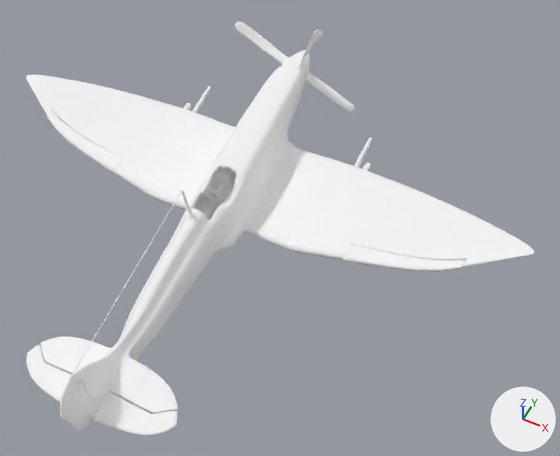
Renders of the glTF model spitfireNv6.glb from each side of a commit.
Before and after are seen from a camera (50 mm lens) standing at (16.4, -24.2, 35.6) and looking at (4.1, 0.3, 4.9). Lighting does not change. The marker at lower right points along +X, +Y and +Z. Where no turn or scale is listed for an object, it has been applied to the vertices.

The older version as bpy lines, for what is in view:
```python
ob_acilircam = bpy.data.objects.new('acilircam', me_cube_011)
ob_acilircam.location = (-0.01, 0.58, 5.82)
ob_cam = bpy.data.objects.new('cam', me_cube_008)
ob_cam.location = (0.0, 3.89, 5.24)
ob_gövde = bpy.data.objects.new('gövde', me_cube)
ob_gövde.location = (0.03, 2.17, 4.06)
ob_ortaarkakanat = bpy.data.objects.new('ortaarkakanat', me_cube_007)
ob_ortaarkakanat.location = (-0.04, -12.48, 3.13)
ob_pervane = bpy.data.objects.new('pervane', me_cube_001)
ob_pervane.location = (0.02, 11.44, 7.05)
ob_sagarkakanatsekil = bpy.data.objects.new('sagarkakanatsekil', me_cube_004)
ob_sagarkakanatsekil.location = (2.61, -11.28, 2.34)
ob_sagkanatsekil = bpy.data.objects.new('sagkanatsekil', me_cube_003)
ob_sagkanatsekil.location = (10.57, 2.33, 3.44)
ob_solarkakanatsekil = bpy.data.objects.new('solarkakanatsekil', me_cube_005)
ob_solarkakanatsekil.location = (-2.73, -11.25, 2.35)
ob_solkanatsekil = bpy.data.objects.new('solkanatsekil', me_cube_002)
ob_solkanatsekil.location = (-10.53, 2.43, 3.47)
```
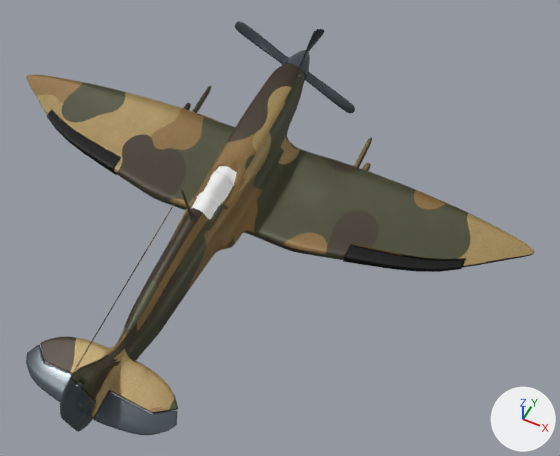
Boxes [x1, y1, x2, y2] around the edits, measured in the pictures (560 x 456 px):
'gövde', recoloured
    both: [26, 63, 534, 418]
'sagarkakanatsekil', recoloured (white to grey)
    both: [93, 391, 178, 435]
'pervane', recoloured (white to grey)
    both: [235, 21, 355, 113]
'sagkanatsekil', recoloured (white to black)
    both: [343, 245, 465, 272]
'ortaarkakanat', recoloured (grey to black)
    both: [60, 379, 96, 432]
'solarkakanatsekil', recoloured (white to grey)
    both: [26, 345, 72, 402]
'solkanatsekil', recoloured (white to black)
    both: [47, 110, 121, 175]
'cam', recoloured (grey to white)
    both: [191, 166, 237, 219]
'acilircam', recoloured (grey to white)
    both: [203, 172, 233, 204]

Edits to the bpy script that builds the scene:
```text
Add img_wwii_camo:
    img_wwii_camo = load_image('wwii_camo', '_unpacked/wwii_camo', 1024, 1024, 'sRGB')
Add mat_jant:
    mat_jant = bpy.data.materials.new('jant')
    # nodes: BsdfPrincipled, Mix, OutputMaterial, VertexColor
    # colours: black #252525
Add mat_metala:
    mat_metala = bpy.data.materials.new('MetalA')
    # nodes: BsdfPrincipled, Mix, OutputMaterial, VertexColor
    # colours: dark blue #475157
Add mat_metala_001:
    mat_metala_001 = principled_material('MetalA.001')
    mat_metala_001.base_color = (0.0636, 0.0815, 0.0956)  # dark blue #475157
    mat_metala_001.metallic = 0.333
    mat_metala_001.roughness = 0.202
Add mat_wwii_camo:
    mat_wwii_camo = bpy.data.materials.new('WWII_Camo')
    # uses the picture img_wwii_camo
Change me_cube:
    where me_cube.from_pydata(...)  # 8576 vertices, 17123 faces; spans x -16.6..16.6, y -14.4..10.0, z -3.0..4.1
    remove me_cube.materials.append(mat_gövde)
    add me_cube.materials.append(mat_wwii_camo)
Change me_cube_011:
    where me_cube_011.from_pydata(...)  # 165 vertices, 280 faces; spans x -0.7..0.7, y -0.67..0.9, z -0.59..0.53
    remove me_cube_011.materials.append(mat_cam2)
    add me_cube_011.materials.append(mat_gövde)
Change me_cube_008:
    where me_cube_008.from_pydata(...)  # 373 vertices, 640 faces; spans x -0.75..0.74, y -5.04..-1.66, z -0.11..1.14
    remove me_cube_008.materials.append(mat_cam)
    add me_cube_008.materials.append(mat_gövde)
Change me_cube_007:
    where me_cube_007.from_pydata(...)  # 501 vertices, 998 faces; spans x -0.36..0.36, y -0.88..1.29, z -2.1..2.19
    remove me_cube_007.materials.append(mat_gövdeparca)
    add me_cube_007.materials.append(mat_metala)
Change me_cube_001:
    where me_cube_001.from_pydata(...)  # 913 vertices, 1760 faces; spans x -3.83..3.77, y -1.7..0.85, z -4.08..3.75
    remove me_cube_001.materials.append(mat_pervane)  # white #ffffff
    add me_cube_001.materials.append(mat_metala_001)  # dark blue #475157
Change me_cube_004:
    where me_cube_004.from_pydata(...)  # 289 vertices, 574 faces; spans x -2.04..1.75, y -0.99..1.0, z -0.25..0.31
    remove me_cube_004.materials.append(mat_gövdeparca)
    add me_cube_004.materials.append(mat_metala)
Change me_cube_003:
    where me_cube_003.from_pydata(...)  # 104 vertices, 204 faces; spans x -3.11..2.94, y -1.05..1.11, z -0.71..0.64
    remove me_cube_003.materials.append(mat_gövdeparca)
    add me_cube_003.materials.append(mat_jant)
Change me_cube_005:
    where me_cube_005.from_pydata(...)  # 307 vertices, 610 faces; spans x -1.69..2.1, y -1.02..1.01, z -0.26..0.3
    remove me_cube_005.materials.append(mat_gövdeparca)
    add me_cube_005.materials.append(mat_metala)
Change me_cube_002:
    where me_cube_002.from_pydata(...)  # 116 vertices, 228 faces; spans x -2.98..3.07, y -1.09..1.1, z -0.73..0.62
    remove me_cube_002.materials.append(mat_gövdeparca)
    add me_cube_002.materials.append(mat_jant)
```
